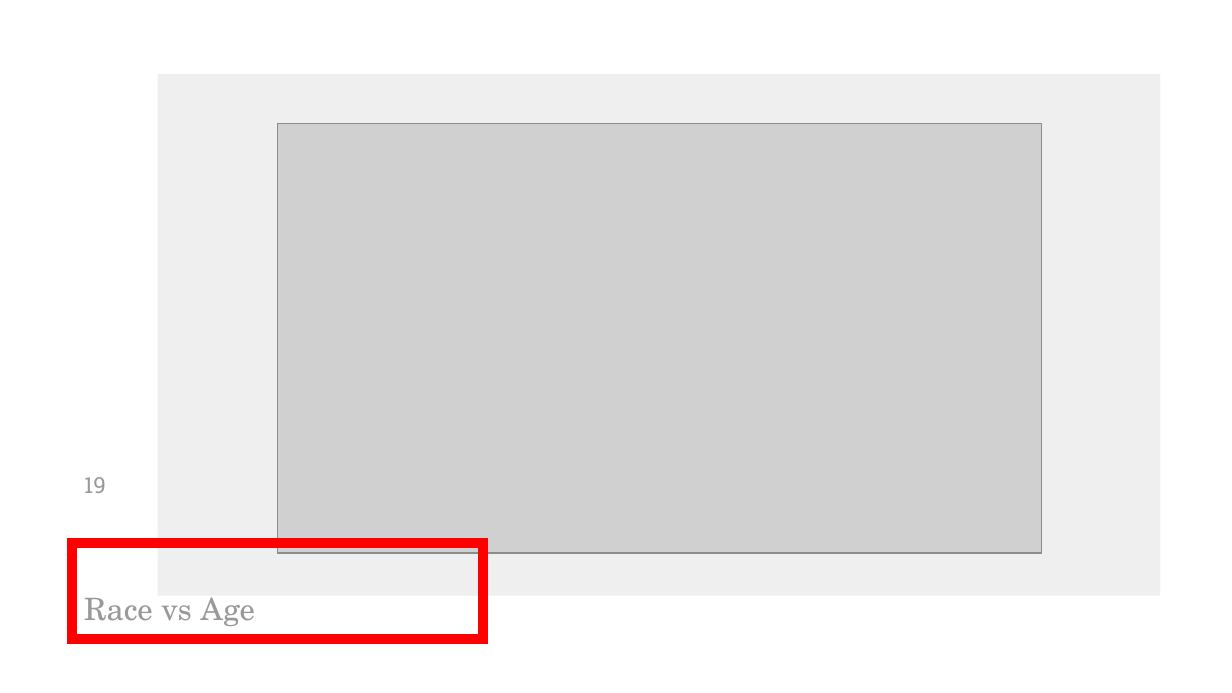
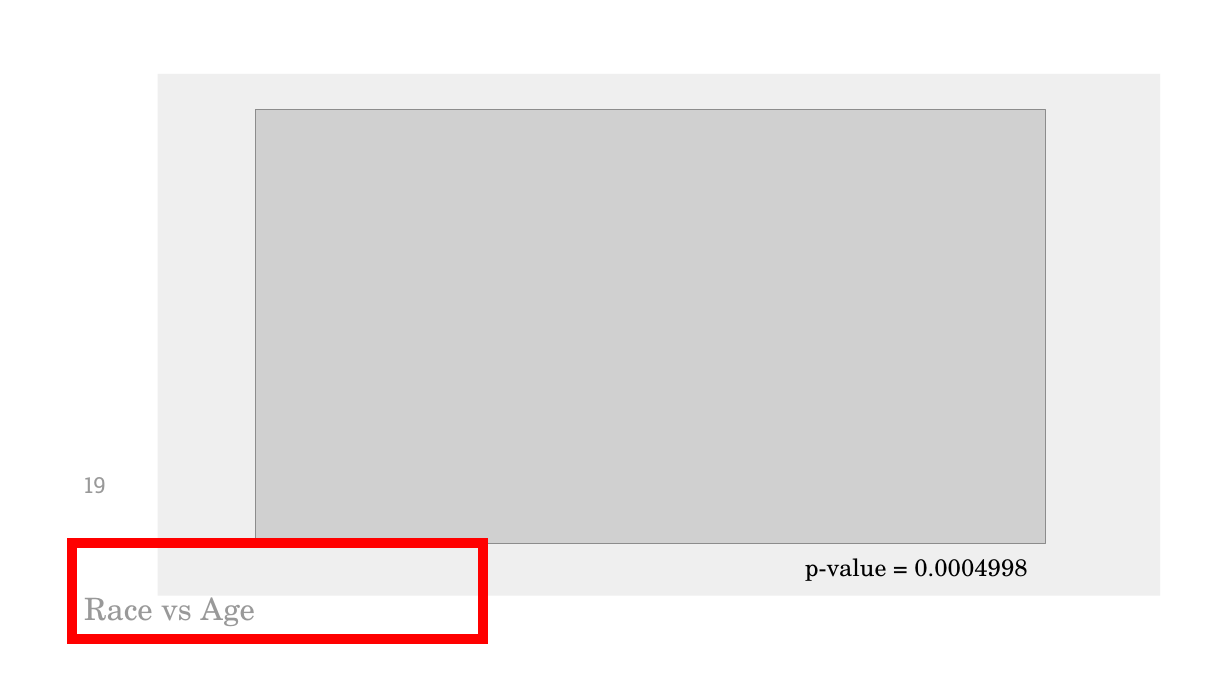
Before and after one commit to simrankota/comp4441_final, a slide deck: slide 19 of final_project_slides_new.pptx. Drawn at 1232x693 pixels with LibreOffice and Linux fonts; fonts in the diff are those of the drawing; grey boxes stand for pictures. Boxes give left, top, right and bottom in pixels: in the first picture for what was removed or moved away, otherwise in the second. Text is boxed around its words. In the diff, an @@ line names an element or a change of style, - is before the commit and + after.

```diff
--- a/final_project_slides_new.pptx
+++ b/final_project_slides_new.pptx
@@ picture resized from (x1=277, y1=123, x2=1041, y2=553) to (x1=256, y1=110, x2=1046, y2=543) @@
@@ text added at (x1=805, y1=558, x2=1027, y2=581), 14 pt, text #000000 @@
+p-value = 0.0004998
```
Also in this commit, not shown: 9 other slides changed, 3 slides added, 2 other files.
